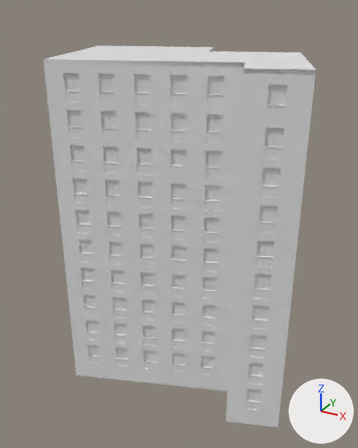
One commit to the glTF model public/assets/hasselby/bldg_107_point.glb: the scene before it, then after it.
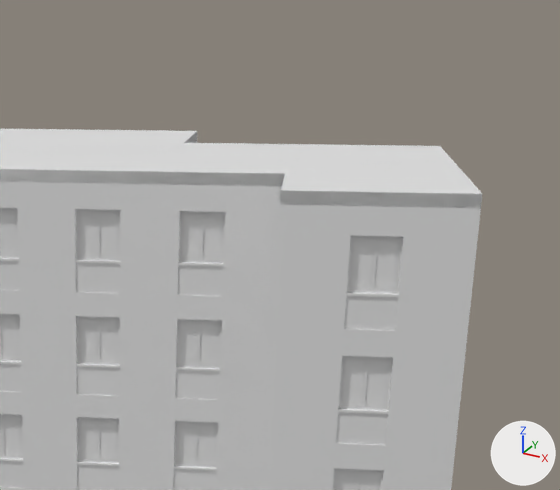
Each version appears first whole from a camera (50 mm lens) standing at (-125.09, -110.55, 37.49) and looking at (-145.69, -73.09, 18.76), and next in a close-up on the part from 40% to 96% of the width and 0% to 39% of the height. Every picture has the same lights, and +X, +Y and +Z are marked at lower right. The last two pictures show the newer version. Vertices at exactly the same position are counted once.

In view in the first close-up: 'bldg_107_point'.
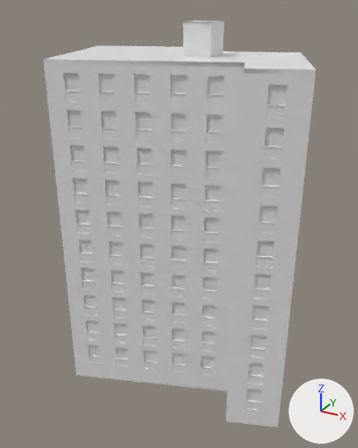
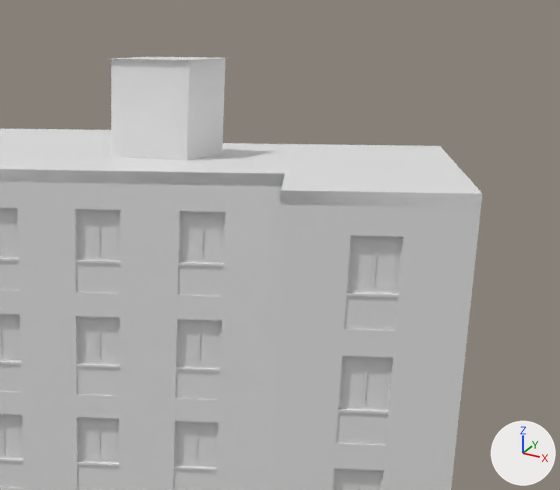
Changed parts and their boxes (x1, y1, x2, y2) in the close-ups (560 x 490 px):
'bldg_107_point', reshaped
    before: (0, 129, 482, 490)
    after: (0, 57, 482, 490)
part 1 of me_bldg_107_point, added
    after: (111, 57, 225, 161)

What changed in the scene script:
```text
Change me_bldg_107_point:
    used by ob_bldg_107_point; location = (0.0, 0.0, 0.0)
    remove me_bldg_107_point.from_pydata(...)  # 7122 vertices, 7876 faces; spans x -157.9..-133.3, y -81.0..-63.8, z 3.8..33.8
    add me_bldg_107_point.from_pydata(...)  # 7134 vertices, 7886 faces; spans x -157.9..-133.3, y -81.0..-63.8, z 3.8..36.4
    me_bldg_107_point part 1: 12 vertices added at x -145.1..-142.5, y -73.8..-71.2, z 33.8..36.4
    other edits to the shape of me_bldg_107_point do not show in these pictures
```
